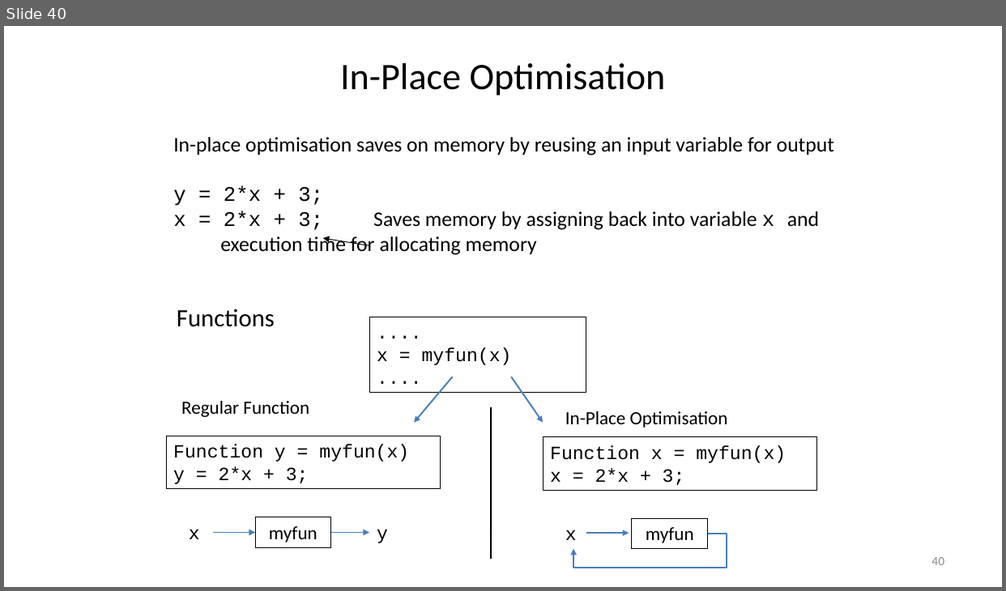
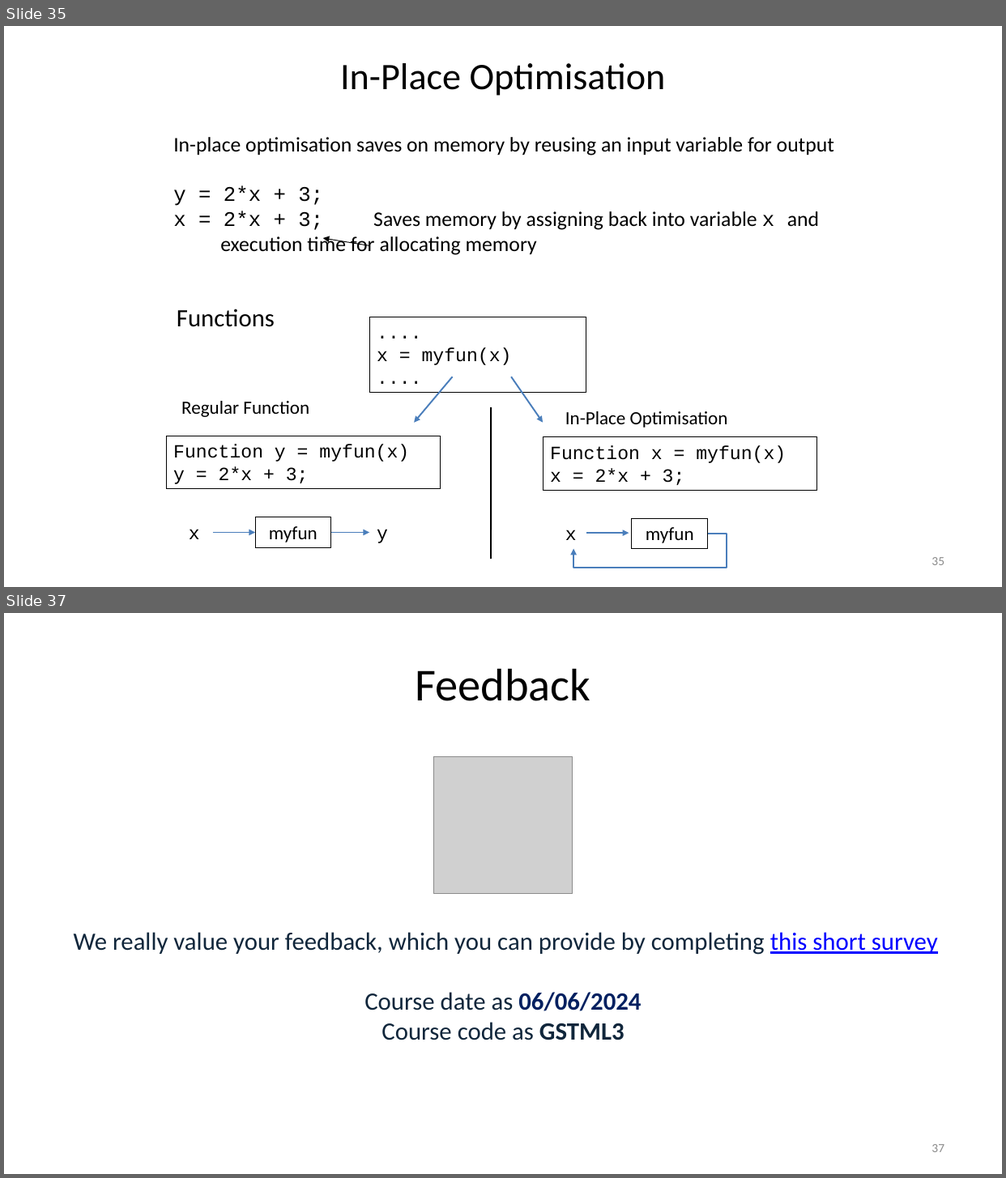
Before and after one commit to louisepb/Nottingham_Workshop, a slide deck: InstructorMaterials/Best Practices for Software Development using MATLAB.pptx. Shown one above the other, each under a label of ours: slide 40 before the commit, slides 35 and 37 after it; the slides between them are not shown. The pictures are 1006x591 and 1006x1178 pixels, drawn with LibreOffice and Linux fonts; fonts in the diff are those of the drawing; grey boxes stand for pictures. Boxes give left, top, right and bottom in pixels: in the first picture for what was removed or moved away, otherwise in the second. Text is boxed around its words. In the diff, an @@ line names an element or a change of style, - is before the commit and + after.

Commit message:
Updated Chapter 4 and added 2024 feedback QR to presentation

```diff
--- a/InstructorMaterials/Best Practices for Software Development using MATLAB.pptx
+++ b/InstructorMaterials/Best Practices for Software Development using MATLAB.pptx
@@ slide 37 added at (4,613,1002,1174), background #FFFFFF @@
@@ title added at (415,668,590,701), 44 pt, text #000000 @@
+Feedback
@@ picture added at (434,756,573,894) @@
@@ text added at (74,932,938,1041), 24 pt, text #10263B @@
+We really value your feedback, which you can provide by completing this short survey
+Course date as 06/06/2024
+Course code as GSTML3
@@ page number added at (931,1144,944,1152), 12 pt, text #8C8C8C @@
+37
@@ what was slide 40 is now slide 35 @@
@@ page number at (931,557,944,565): text changed @@
-40
+35
```
Also in this commit, not shown: 1 slide changed, 1 other slide added, 2 other files.
